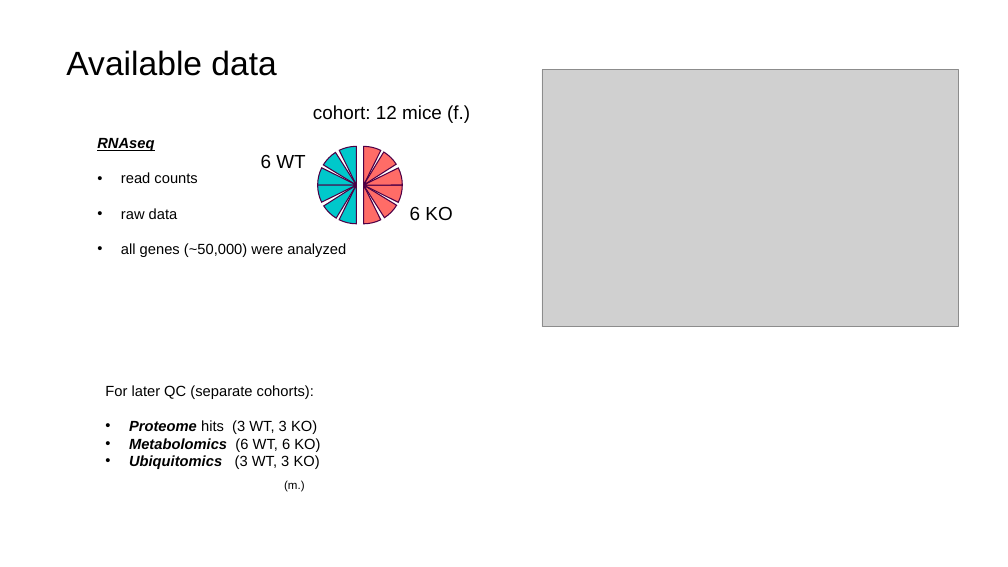
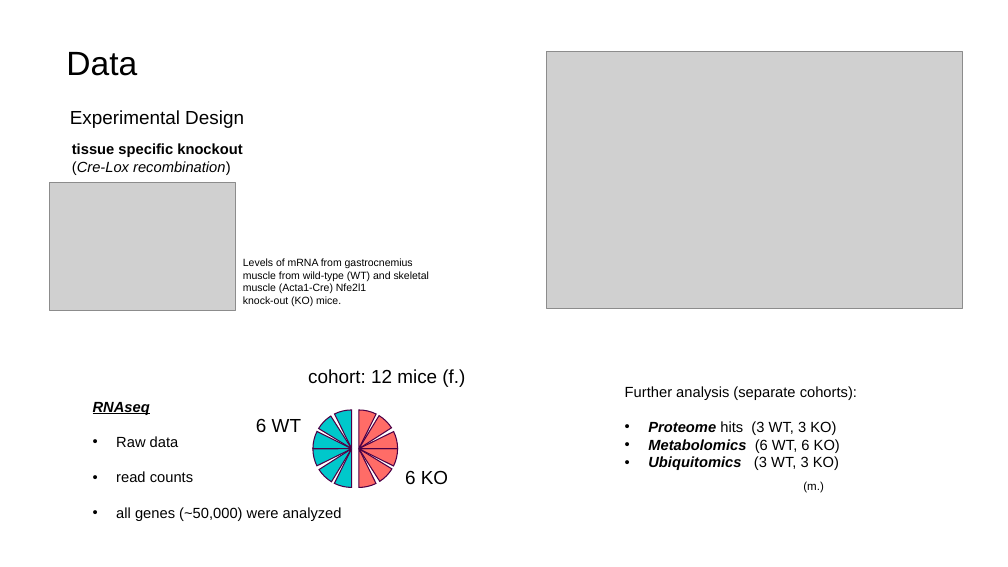
Before and after one commit to nkdst/proteofit, a slide deck: slide 4 of documents/221103_bachelor_outline.pptx. Drawn at 1008x567 pixels with LibreOffice and Linux fonts; fonts in the diff are those of the drawing; grey boxes stand for pictures; background and template pictures are left out. Boxes give left, top, right and bottom in pixels: in the first picture for what was removed or moved away, otherwise in the second. Text is boxed around its words. In the diff, an @@ line names an element or a change of style, - is before the commit and + after.

```diff
--- a/documents/221103_bachelor_outline.pptx
+++ b/documents/221103_bachelor_outline.pptx
@@ text at [66,52,137,76]: text changed @@
-Available data
+Data
@@ picture: place and size @@
-picture at [542,70,959,327]
+picture at [547,51,963,309]
@@ text added at [70,110,244,128], 18 pt, text #000000 @@
+Experimental Design
@@ text added at [72,143,242,175], 14 pt, text #000000, bold @@
+tissue specific knockout
+(Cre-Lox recombination)
@@ picture added at [50,182,236,311] @@
@@ text at [121,208,178,219]: paragraph removed @@
-• raw data
@@ text added at [243,258,430,306], 10 pt, text #000000 @@
+Levels of mRNA from gastrocnemius muscle from wild-type (WT) and skeletal muscle (Acta1-Cre) Nfe2l1
+knock-out (KO) mice.
@@ text "Further analysis (separate cohorts):": place and size @@
-text "Further analysis (separate cohorts):" at [105,385,320,469]
+text "Further analysis (separate cohorts):" at [625,386,857,470]
@@ text at [625,386,857,400]: text changed @@
-For later QC (separate cohorts):
+Further analysis (separate cohorts):
@@ 12 pie slice (boxed as its full ellipse)s, 4 texts: place and size @@
-12 pie slice (boxed as its full ellipse)s, 4 texts at [97,105,470,257]
+12 pie slice (boxed as its full ellipse)s, 4 texts at [93,369,465,521]
@@ text at [116,436,179,447]: paragraph added @@
+• Raw data
@@ text "(m.)": place and size @@
-text "(m.)" at [284,480,305,492]
+text "(m.)" at [803,481,824,493]
```
Also in this commit, not shown: 5 other slides changed, 1 other file.
